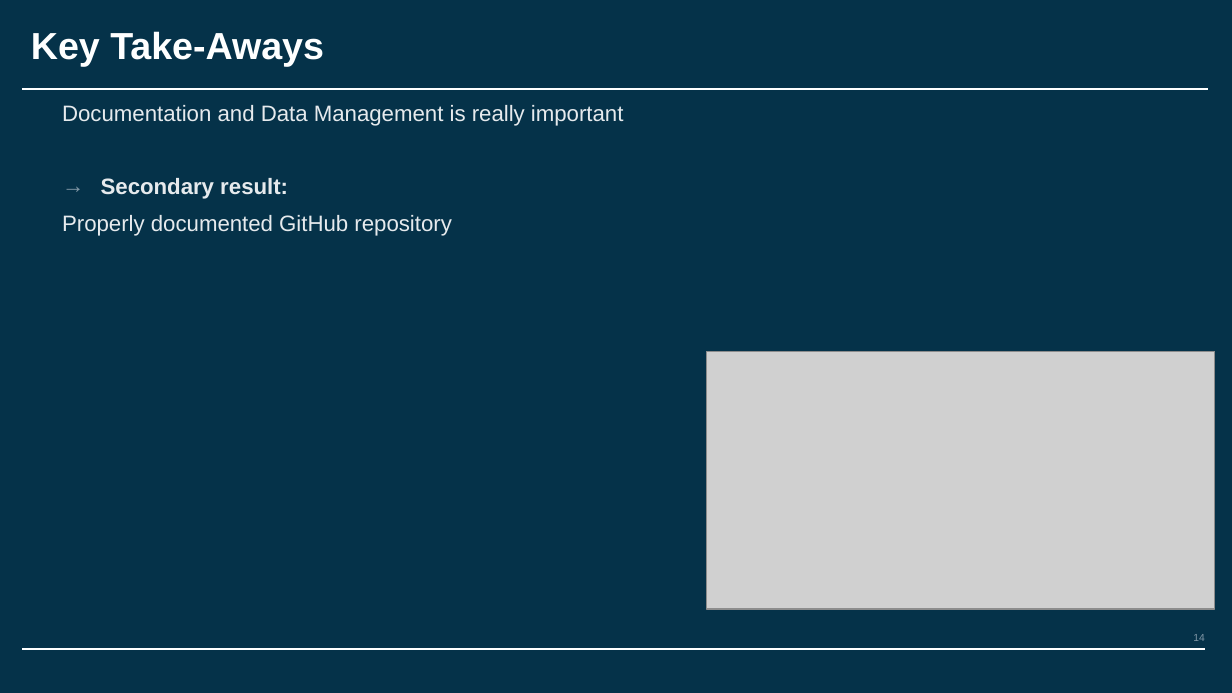
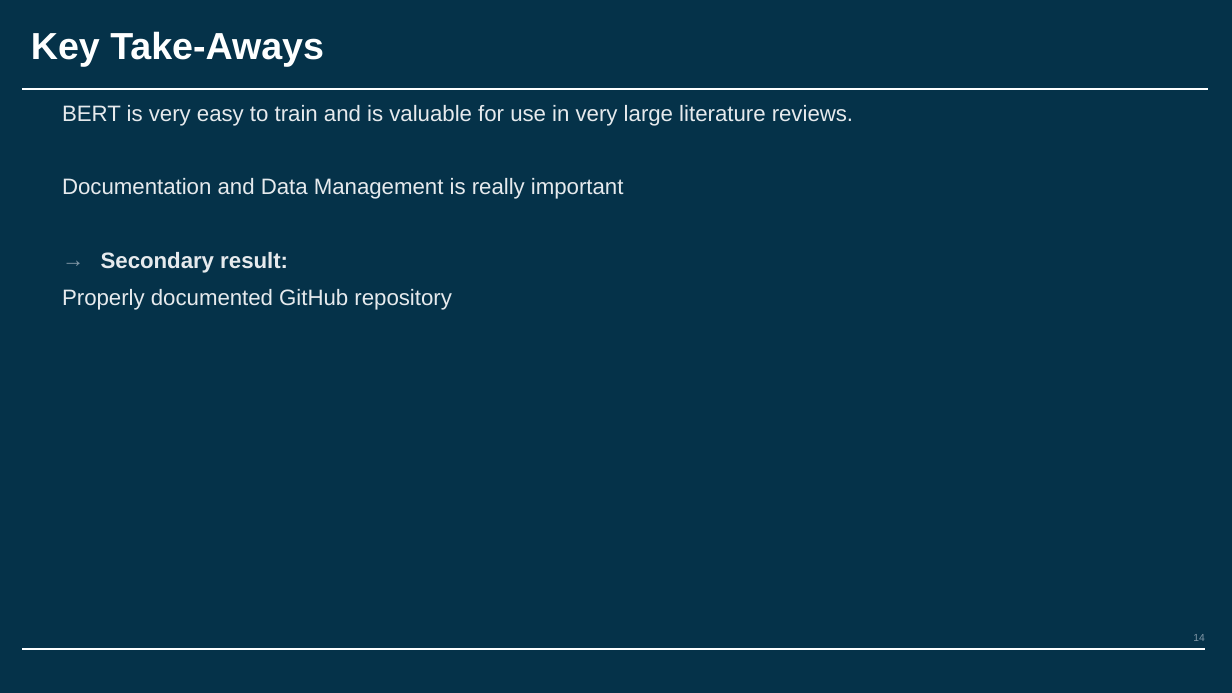
Before and after one commit to ESA-RadLab/BERTCSRS, a slide deck: slide 14 of Project info.pptx. Drawn at 1232x693 pixels with LibreOffice and Linux fonts; fonts in the diff are those of the drawing; grey boxes stand for pictures; background and template pictures are left out. Boxes give left, top, right and bottom in pixels: in the first picture for what was removed or moved away, otherwise in the second. Text is boxed around its words. In the diff, an @@ line names an element or a change of style, - is before the commit and + after.

```diff
--- a/Project info.pptx
+++ b/Project info.pptx
@@ text at box(62, 105, 853, 126): paragraph added @@
+BERT is very easy to train and is valuable for use in very large literature reviews.
@@ picture removed at box(707, 351, 1215, 609) @@
```
Also in this commit, not shown: 6 other slides changed, 3 other files.
